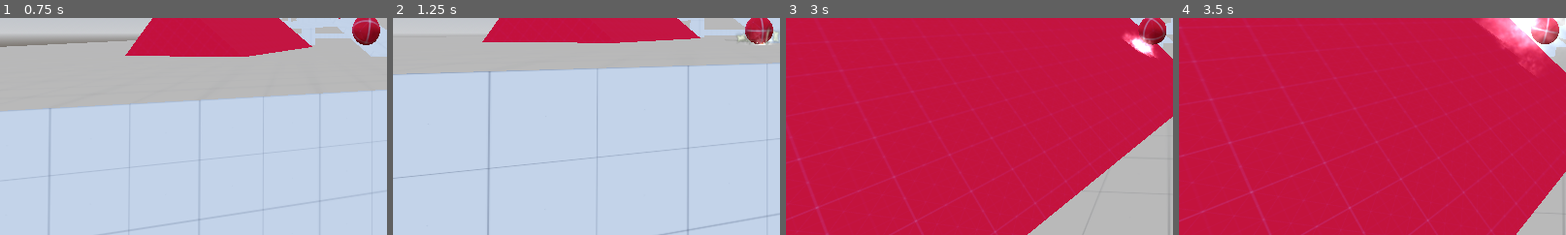
Above: before the commit, frames 1-4 (left to right).
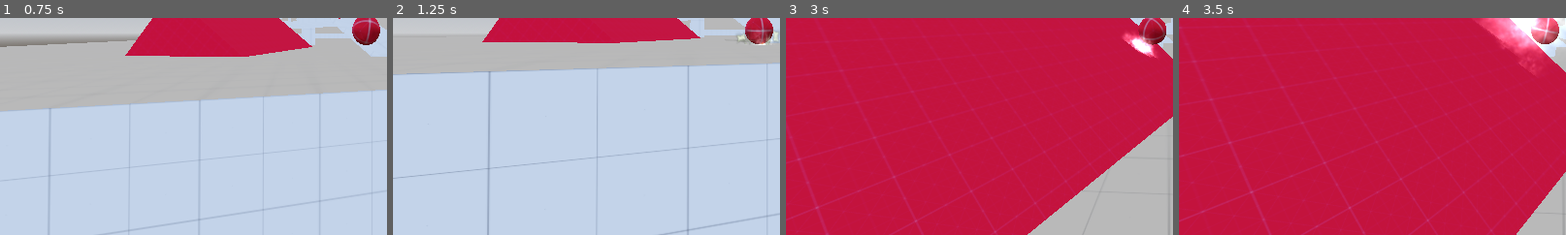
Above: after the commit, the same moments.

Repository: Bartticus/GMTK2025
Game: Godot game, scene res://Scenes/main/main.tscn
Same seed, same stepped clock (60 frames per second), same inputs: the game is played once before the commit and once after it.
Inputs (mouse positions are % of the whole screen's width and height, from its top left):
- Up to frame 1 (0.75 s): move the mouse to (55, 50) at 0.52 s; hold W (forward) from 0.53 s (still down); hold Space (drift) from 0.53 s (still down)
- Up to frame 2 (1.25 s): keep holding W (forward); keep holding Space (drift)
- Up to frame 3 (3 s): keep holding W (forward); move the mouse to (45, 50) at 1.27 s; release Space (drift) at 1.28 s; tap Mouse wheel down (wheel_down) at 1.35 s; move the mouse to (52, 48) at 2.02 s; hold Mouse wheel up (wheel_up) 2.03-2.78 s; move the mouse to (49, 52) at 2.77 s; tap Space (drift) at 2.85 s
- Up to frame 4 (3.5 s): keep holding W (forward)
The pictures show only the part of the screen within x 3-53%, y 47-97%; the shares and areas given below are measured in that part.

Frame 1 is identical in both runs. In frame 2, less than 0.1% of the frame differs, in the area x 90-98%, y 3-13%; in frame 3, less than 0.1%; in frame 4, less than 0.1%.

Commit message:
Drift sprite fix

Diff:
--- /dev/null
+++ b/Scenes/bag/Bag.tscn
@@ -0,0 +1,3 @@
+[gd_scene format=3 uid="uid://wlw7qrjti27i"]
+
+[node name="Bag" type="Node3D"]
--- a/Scenes/main/main.gd
+++ b/Scenes/main/main.gd
@@ -1,6 +1,6 @@
 extends Node3D
 
-
+@onready var bags_gotten : int = 0
 
 func _input(event):
 	if event.is_action_pressed("ui_cancel"):
--- a/Scenes/marble/drift_fx.gd
+++ b/Scenes/marble/drift_fx.gd
@@ -11,7 +11,7 @@
 @onready var alpha : float = 0.0
 @onready var arrow : Sprite3D = $GroundPath
 
-@onready var sprites : Array = [$Sprites, $Sprites/Sprite1, $Sprites/Sprite2, $Sprites/Sprite3, $Sprites/Sprite4, $Sprites/Sprite5]
+@onready var sprites : Array = [$Sprites, $Sprites/Sprite1, $Sprites/Sprite2, $Sprites/Sprite3, $Sprites/Sprite4]
 @onready var small_sprites : Array = [$Sprites/SmallSprite1, $Sprites/SmallSprite2]
 @onready var sprites_frame_timer : float = 0.0
 @onready var small_sprites_frame_timer : float = 0.1
--- a/Scenes/marble/marble.tscn
+++ b/Scenes/marble/marble.tscn
@@ -14,7 +14,6 @@
 [ext_resource type="Script" uid="uid://dig1kwpgvdnbt" path="res://Scenes/marble/drift_fx.gd" id="11_0ovb4"]
 [ext_resource type="Texture2D" uid="uid://cko8grym2ewym" path="res://Thaddeus/FX/Tx_Burst_directional_03_MEDIUM.png" id="11_fmvk0"]
 [ext_resource type="Texture2D" uid="uid://ckc7oovd6hyrk" path="res://Textures/scorch_01.png" id="11_ju2gt"]
-[ext_resource type="Texture2D" uid="uid://dv5adohal76fj" path="res://Thaddeus/FX/Tx_Smoke_seq_02.png" id="13_55j5u"]
 [ext_resource type="Texture2D" uid="uid://csbbr8ircbd6u" path="res://Thaddeus/FX/Tx_Burst_directional_02_MEDIUM.png" id="13_i5nwi"]
 [ext_resource type="Texture2D" uid="uid://c8157rn7lsfb7" path="res://Thaddeus/FX/hexlinegradientlinesbeveled.png" id="13_o7fp8"]
 [ext_resource type="Texture2D" uid="uid://be3p3qb4avm62" path="res://Thaddeus/FX/frame02.png" id="14_470xv"]
@@ -360,15 +359,6 @@
 vframes = 2
 frame = 5
 
-[node name="Sprite5" type="Sprite3D" parent="DriftFX/Sprites"]
-transform = Transform3D(-0.00486256, -0.00880779, 0.494864, -0.0129586, 0.494521, 0.00849698, -0.319701, -0.0199108, -0.00787117, -0.0577485, -0.0695366, 0.0825539)
-sorting_offset = 4.0
-offset = Vector2(54.79, 153.805)
-pixel_size = 0.003
-texture = ExtResource("13_55j5u")
-hframes = 3
-vframes = 2
-
 [node name="Sprite" type="Sprite3D" parent="DriftFX/Sprites"]
 transform = Transform3D(-0.0456075, -0.038764, -0.752624, 0.661433, 0.359304, -0.0585875, 0.361181, -0.66289, 0.0122554, -0.00477856, -0.465425, -0.00037649)
 sorting_offset = 4.0
--- a/project.godot
+++ b/project.godot
@@ -23,6 +23,7 @@
 
 window/size/viewport_width=960
 window/size/viewport_height=540
+window/size/mode=2
 
 [input]
 
Binary file added: Scenes/bag/bag.glb
Not shown, added: Scenes/bag/bag.glb.import
Not shown: 1 places in Scenes/marble/marble.tscn that only renumber resources
